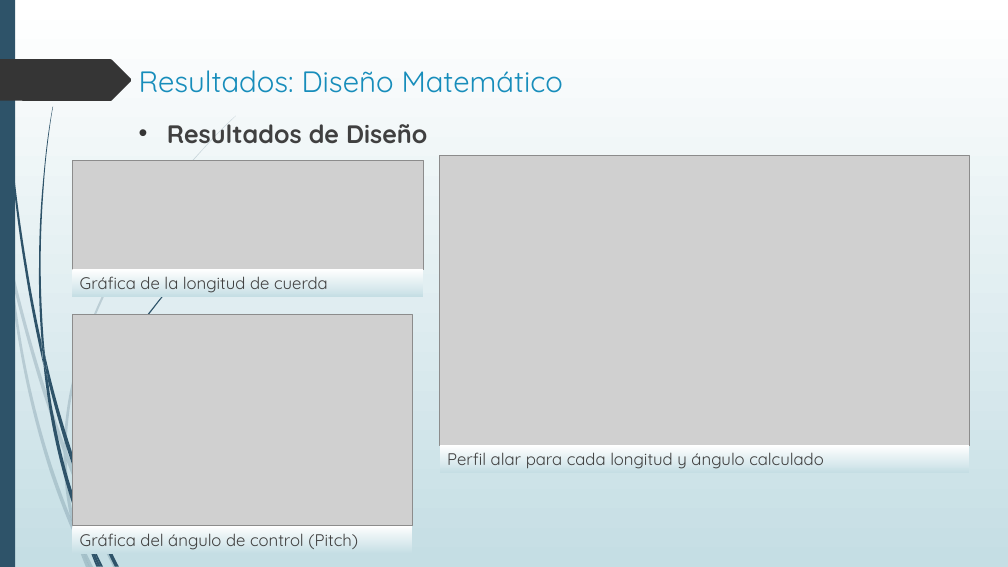
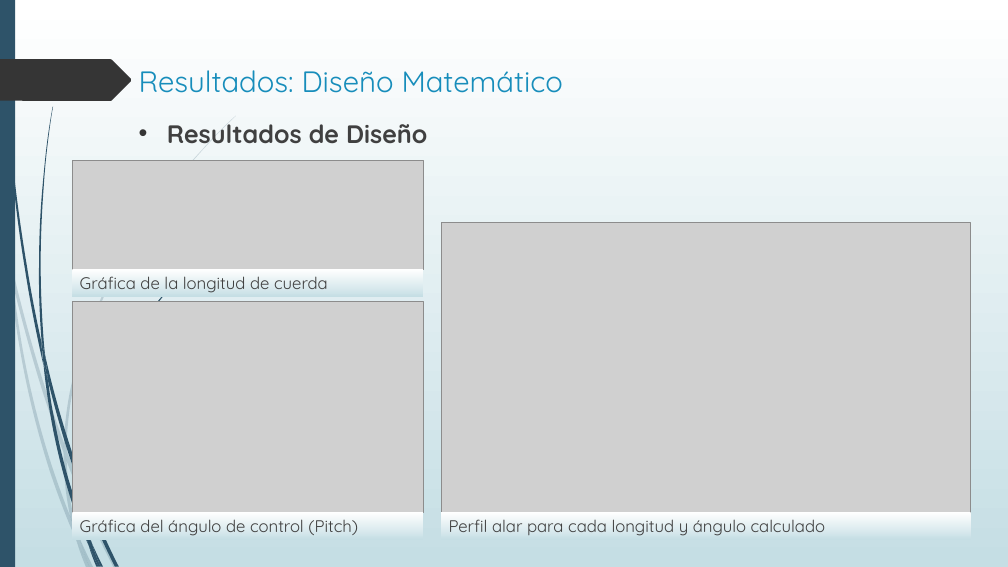
Before and after one commit to ChuyX3/WTDesigner, a slide deck: slide 19 of Protocolo de Tesis Presentación.pptx. Drawn at 1008x567 pixels with LibreOffice and Linux fonts; fonts in the diff are those of the drawing; grey boxes stand for pictures; background and template pictures are left out. Boxes give left, top, right and bottom in pixels: in the first picture for what was removed or moved away, otherwise in the second. Text is boxed around its words. In the diff, an @@ line names an element or a change of style, - is before the commit and + after.

```diff
--- a/Protocolo de Tesis Presentación.pptx
+++ b/Protocolo de Tesis Presentación.pptx
@@ picture: place and size @@
-picture at box(440, 156, 970, 446)
+picture at box(442, 222, 972, 513)
@@ picture: place and size @@
-picture at box(73, 315, 413, 526)
+picture at box(73, 302, 424, 513)
@@ rectangle "Gráfica del ángulo de control ...": place and size @@
-rectangle "Gráfica del ángulo de control ..." at box(73, 526, 413, 554)
+rectangle "Gráfica del ángulo de control ..." at box(73, 513, 424, 541)
@@ rectangle "Perfil alar para cada longitud ...": place and size @@
-rectangle "Perfil alar para cada longitud ..." at box(440, 445, 970, 473)
+rectangle "Perfil alar para cada longitud ..." at box(442, 513, 972, 541)
```
Also in this commit, not shown: 6 other slides changed, 2 slides added.
